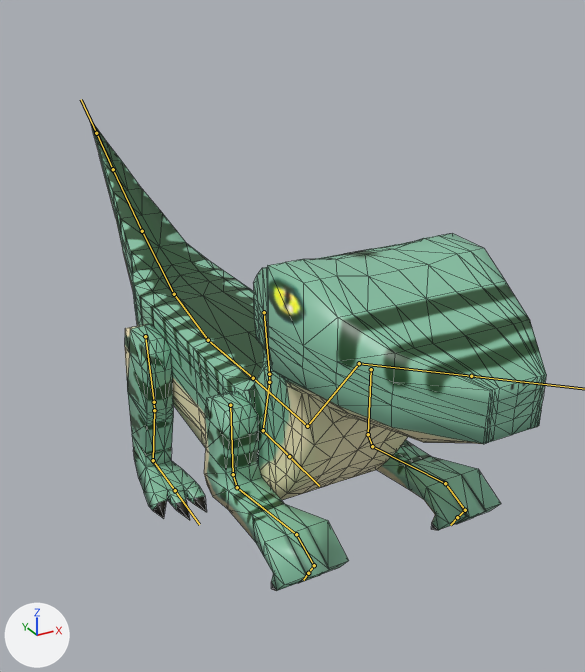
Renders of the FBX model 그래픽자료/모델/M_Dino.fbx from each side of a commit.
Both versions are drawn from a camera (50 mm lens) standing at (-0.122, -0.291, 0.134) and looking at (0.029, -0.015, -0.004). Lighting does not change. The marker at lower left points along +X, +Y and +Z. The bones that bend it are drawn over the model as lines. Mesh edges are drawn as thin lines.

In view in the first picture: 'Dino_Body', 'Dino_Head', 'Dino_Hend', 'Dino_Leg', 'Dino_Tail'.
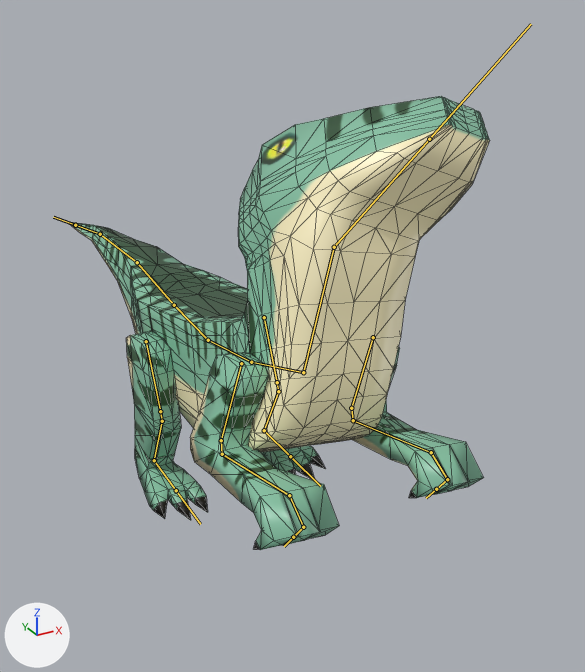
The newer file adds an action. The first version stands in its rest pose; the second is drawn at frame 41 of the action 'Dino_Ani|16.Collision'.

Location of each change, (x1, y1, x2, y2) in pixels of the pictures (585 x 672 px):
'Dino_Head', posed (14% narrower, 32% taller): before (253, 233, 546, 500); after (238, 96, 490, 450)
'Dino_Hend', posed: before (204, 391, 501, 591); after (190, 347, 484, 550)
'Dino_Body', posed: before (132, 259, 263, 448); after (132, 270, 369, 452)
'Dino_Leg', posed: before (125, 324, 207, 520); after (126, 331, 325, 520)
'Dino_Tail', posed: before (91, 124, 208, 289); after (69, 222, 201, 334)
bone 'Body_Bone', root to tip: before (208, 340) to (253, 378); after (208, 340) to (251, 362)
bone 'Body_Second_Bone', root to tip: before (253, 378) to (307, 426); after (251, 362) to (303, 372)
bone 'Neck_Bone', root to tip: before (307, 426) to (359, 363); after (303, 372) to (334, 247)
bone 'Head_Bone', root to tip: before (359, 363) to (471, 376); after (334, 247) to (429, 139)
bone 'Left_Leg_First_Bone', root to tip: before (264, 312) to (269, 374); after (264, 317) to (277, 382)
bone 'Left_Leg_Second_Bone', root to tip: before (269, 382) to (263, 430); after (278, 391) to (264, 430)
bone 'Left_Leg_Foot_Bone', root to tip: before (263, 430) to (289, 456); after (264, 430) to (290, 456)
bone 'Left_Hend_First_Bone', root to tip: before (371, 369) to (368, 434); after (373, 337) to (351, 408)
bone 'Body_Tail_Main_Bone', root to tip: before (208, 340) to (174, 294); after (208, 340) to (174, 305)
bone 'Tail_1', root to tip: before (174, 294) to (142, 231); after (174, 305) to (137, 262)
bone 'Tail_2', root to tip: before (142, 231) to (113, 169); after (137, 262) to (100, 234)
bone 'Tail_3', root to tip: before (113, 169) to (96, 133); after (100, 234) to (75, 225)
bone 'Right_Hend_First_Bone', root to tip: before (230, 405) to (233, 474); after (241, 363) to (221, 440)
bone 'Right_Leg_First_Bone', root to tip: before (145, 336) to (154, 402); after (146, 341) to (160, 411)
bone 'Right_Leg_Scond_Bone', root to tip: before (154, 410) to (153, 460); after (162, 421) to (154, 460)
bone 'Right_Leg_Foot_Bone', root to tip: before (153, 460) to (175, 490); after (154, 460) to (176, 490)

The edits, one by one:
Bone 'Body_Bone' (bone_body_bone) turns from (0, 0, 0) to (11, 0, 0) degrees about its own x, y and z.
Bone 'Body_Second_Bone' (bone_body_second_bone) turns from (0, 0, 0) to (12, -11, -1) degrees about its own x, y and z.
Bone 'Neck_Bone' (bone_neck_bone) turns from (0, 0, 0) to (11, 0, 0) degrees about its own x, y and z.
Bone 'Head_Bone' (bone_head_bone) turns from (0, 0, 0) to (21, -14, 14) degrees about its own x, y and z.
Bone 'Left_Leg_First_Bone' (bone_left_leg_first_bone) moves from (0.0, 0.0, 0.0) to (-0.01, 0.12, 0.0).
Bone 'Left_Leg_First_Bone' (bone_left_leg_first_bone) turns from (0, 0, 0) to (0, 0, -11) degrees about its own x, y and z.
Bone 'Left_Leg_Second_Bone' (bone_left_leg_second_bone) turns from (0, 0, 0) to (-23, 0, 0) degrees about its own x, y and z.
Bone 'Left_Leg_Foot_Bone' (bone_left_leg_foot_bone) turns from (0, 0, 0) to (11, 0, 0) degrees about its own x, y and z.
Bone 'Left_Hend_First_Bone' (bone_left_hend_first_bone) moves from (0.0, 0.0, 0.0) to (-0.14, -0.55, 0.1).
Bone 'Left_Hend_First_Bone' (bone_left_hend_first_bone) turns from (0, 0, 0) to (-11, 0, 0) degrees about its own x, y and z.
Bone 'Body_Tail_Main_Bone' (bone_body_tail_main_bone) turns from (0, 0, 0) to (-11, 0, 0) degrees about its own x, y and z.
Bone 'Tail_1' (bone_tail_1) turns from (0, 0, 0) to (-12, 11, -1) degrees about its own x, y and z.
Bone 'Tail_2' (bone_tail_2) turns from (0, 0, 0) to (-12, 11, -1) degrees about its own x, y and z.
Bone 'Tail_3' (bone_tail_3) turns from (0, 0, 0) to (-12, 11, -1) degrees about its own x, y and z.
Bone 'Right_Hend_First_Bone' (bone_right_hend_first_bone) moves from (0.0, 0.0, 0.0) to (0.0, -0.75, 0.15).
Bone 'Right_Hend_First_Bone' (bone_right_hend_first_bone) turns from (0, 0, 0) to (-11, 0, 0) degrees about its own x, y and z.
Bone 'Right_Leg_First_Bone' (bone_right_leg_first_bone) moves from (0.0, 0.0, 0.0) to (-0.01, 0.12, 0.0).
Bone 'Right_Leg_First_Bone' (bone_right_leg_first_bone) turns from (0, 0, 0) to (0, 0, -11) degrees about its own x, y and z.
Bone 'Right_Leg_Scond_Bone' (bone_right_leg_scond_bone) turns from (0, 0, 0) to (-23, 0, 0) degrees about its own x, y and z.
Bone 'Right_Leg_Foot_Bone' (bone_right_leg_foot_bone) turns from (0, 0, 0) to (11, 0, 0) degrees about its own x, y and z.
